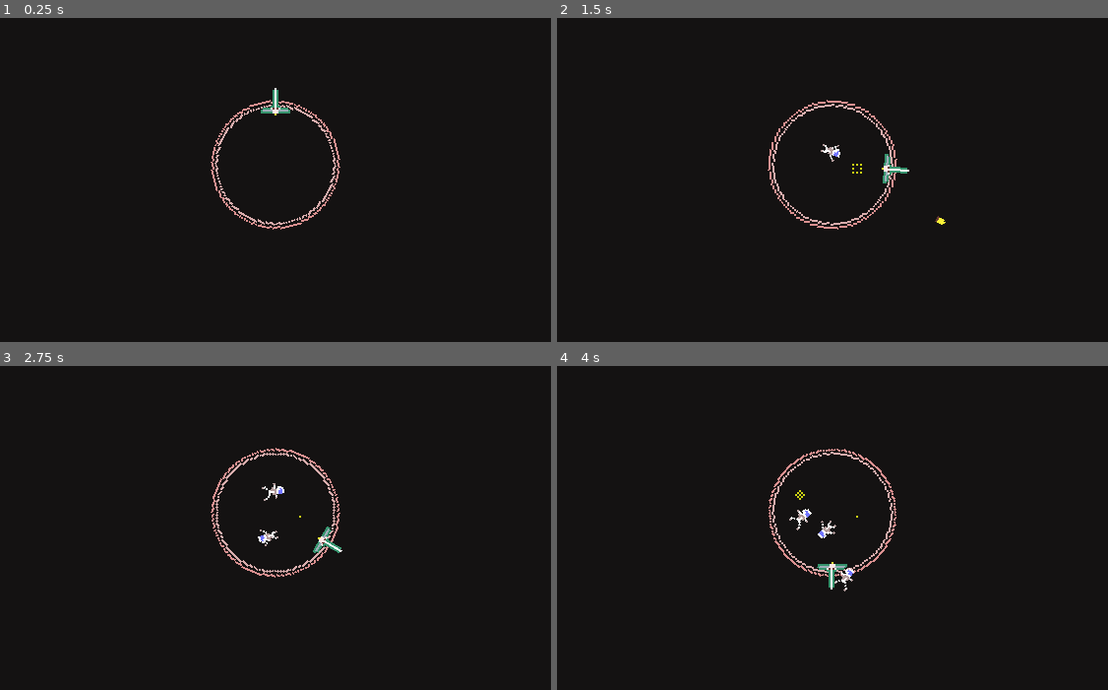
Above: before the commit, frames 1-4 (two rows, left to right).
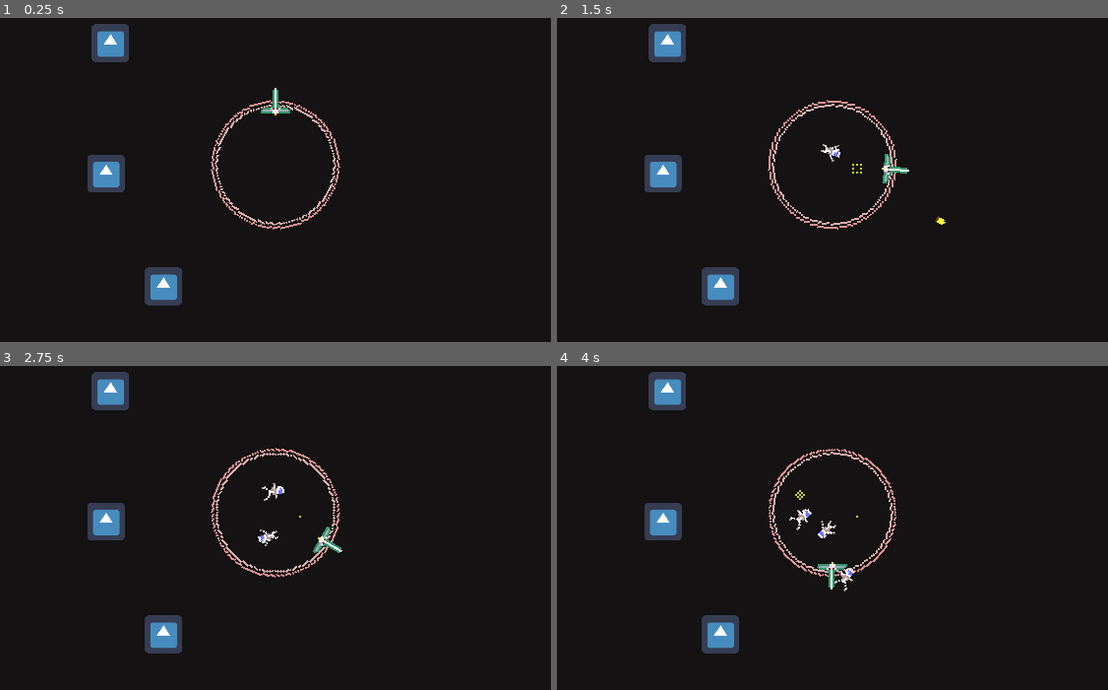
Above: after the commit, the same moments.

Repository: hakro/plasma-ld47
Game: Godot game, scene res://Scenes/World.tscn
The game is run twice, just before and just after one commit, with the same random seed, the same clock (stepped at 60 frames per second) and the same inputs. The engine's default icon, where the game draws it, is replaced by a stand-in: a white triangle on a blue panel in a dark square.
Inputs:
- Up to frame 1 (0.25 s): no input
- Up to frame 2 (1.5 s): hold Right (move_right) 0.53-1.28 s; hold S (launch_astronaut) 0.53-1.28 s; hold Left (move_left) from 1.28 s (still down); tap Space (shoot) at 1.35 s
- Up to frame 3 (2.75 s): release Left (move_left) at 2.03 s; hold Right (move_right) from 2.03 s (still down); hold S (launch_astronaut) from 2.03 s (still down)
- Up to frame 4 (4 s): release S (launch_astronaut) at 2.78 s; tap Space (shoot) at 2.85 s; release Right (move_right) at 3.53 s; hold Left (move_left) from 3.53 s (still down); hold S (launch_astronaut) from 3.53 s (still down)

The runs differ from the first frame. In frame 1, 2.4% of the frame differs, in the area x 15-34%, y 1-89%; in frame 2, 2.4%; in frame 3, 2.4%; in frame 4, 2.4%.

Commit message:
Add basic enemy

Diff:
--- a/Scenes/Bullet.gd
+++ b/Scenes/Bullet.gd
@@ -5,3 +5,7 @@
 
 func _process(delta):
 	position += direction * SPEED * delta
+
+func _on_Bullet_area_entered(area : Area2D):
+	area.queue_free()
+	queue_free()
--- a/Scenes/Bullet.tscn
+++ b/Scenes/Bullet.tscn
@@ -17,3 +17,4 @@
 
 [node name="CollisionShape2D" type="CollisionShape2D" parent="."]
 shape = SubResource( 1 )
+[connection signal="area_entered" from="." to="." method="_on_Bullet_area_entered"]
--- /dev/null
+++ b/Scenes/Enemy.tscn
@@ -0,0 +1,14 @@
+[gd_scene load_steps=3 format=2]
+
+[ext_resource path="res://icon.png" type="Texture" id=1]
+
+[sub_resource type="RectangleShape2D" id=1]
+
+[node name="Enemy" type="Area2D"]
+
+[node name="CollisionShape2D" type="CollisionShape2D" parent="."]
+shape = SubResource( 1 )
+
+[node name="Sprite" type="Sprite" parent="."]
+scale = Vector2( 0.3, 0.3 )
+texture = ExtResource( 1 )
--- a/Scenes/World.tscn
+++ b/Scenes/World.tscn
@@ -1,7 +1,8 @@
-[gd_scene load_steps=3 format=2]
+[gd_scene load_steps=4 format=2]
 
 [ext_resource path="res://Scenes/Circles.tscn" type="PackedScene" id=1]
 [ext_resource path="res://Scenes/Shuttle.tscn" type="PackedScene" id=2]
+[ext_resource path="res://Scenes/Enemy.tscn" type="PackedScene" id=3]
 
 [node name="World" type="Node2D"]
 
@@ -10,3 +11,12 @@
 
 [node name="Shuttle" parent="." instance=ExtResource( 2 )]
 position = Vector2( 160, 90 )
+
+[node name="Enemy" parent="." instance=ExtResource( 3 )]
+position = Vector2( 76.1086, 28.2941 )
+
+[node name="Enemy2" parent="." instance=ExtResource( 3 )]
+position = Vector2( 73.8636, 94.5193 )
+
+[node name="Enemy3" parent="." instance=ExtResource( 3 )]
+position = Vector2( 103.048, 151.765 )
